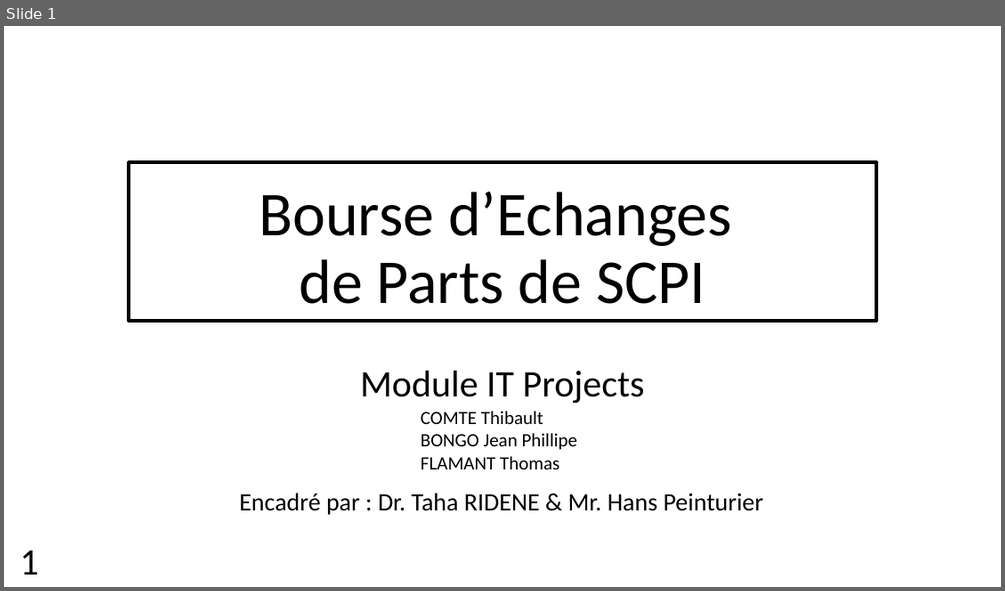
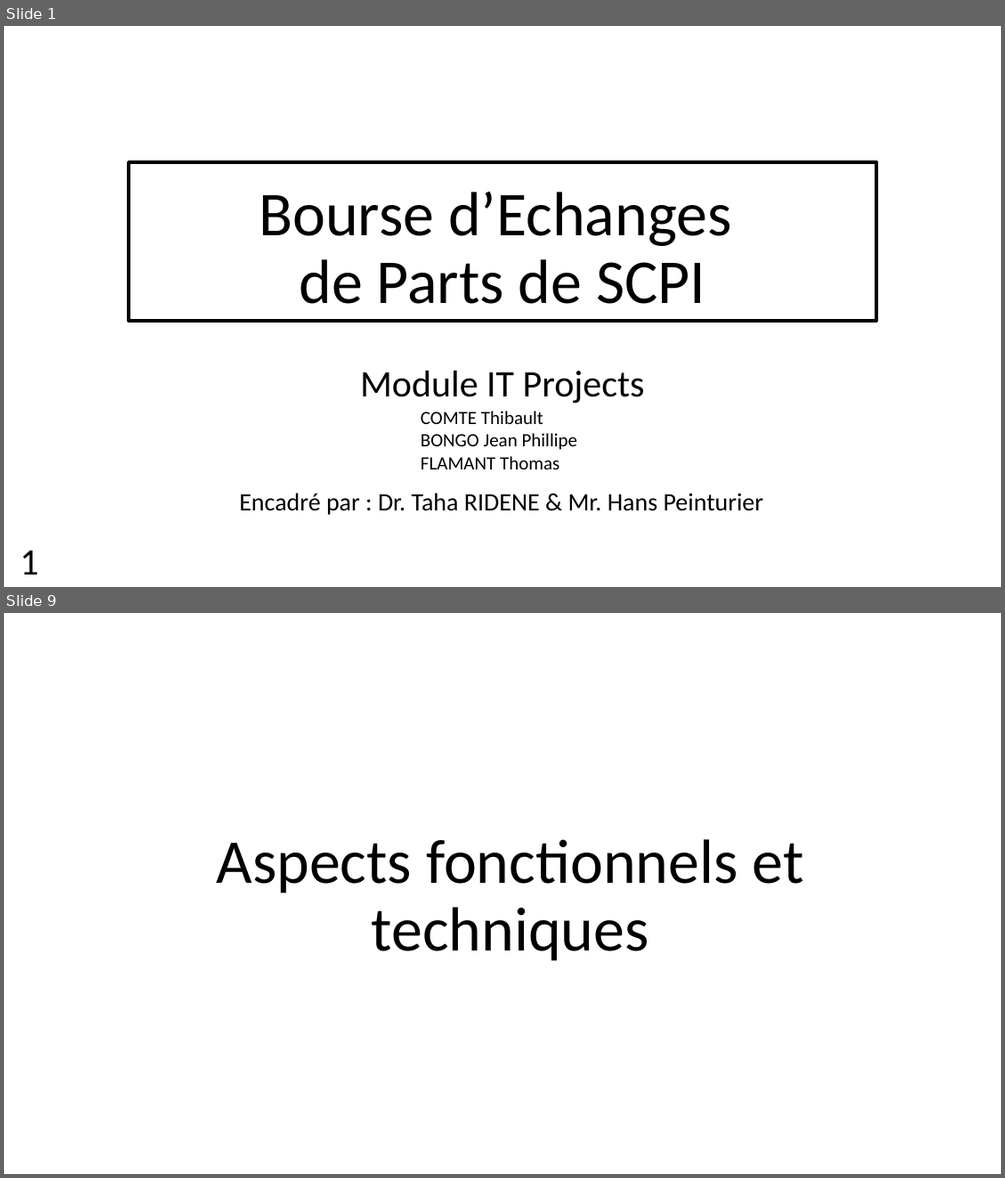
Before and after one commit to Thibaut-Comte/projetIT, a slide deck: PrésentationBourseEchangeSCPI.pptx. Shown one above the other, each under a label of ours: slide 1 before the commit, slides 1 and 9 after it; the slides between them are not shown. The pictures are 1005x591 and 1005x1178 pixels, drawn with LibreOffice and Linux fonts; fonts in the diff are those of the drawing. Boxes give left, top, right and bottom in pixels: in the first picture for what was removed or moved away, otherwise in the second. Text is boxed around its words. In the diff, an @@ line names an element or a change of style, - is before the commit and + after.

```diff
--- a/PrésentationBourseEchangeSCPI.pptx
+++ b/PrésentationBourseEchangeSCPI.pptx
@@ slide 9 added at box(4, 613, 1001, 1174), background #FFFFFF @@
@@ title added at box(217, 839, 804, 961), 60 pt, text #000000 @@
+Aspects fonctionnels et techniques
```
Also in this commit, not shown: 4 slides changed, 14 other slides added, 2 slides removed, 4 other files.
